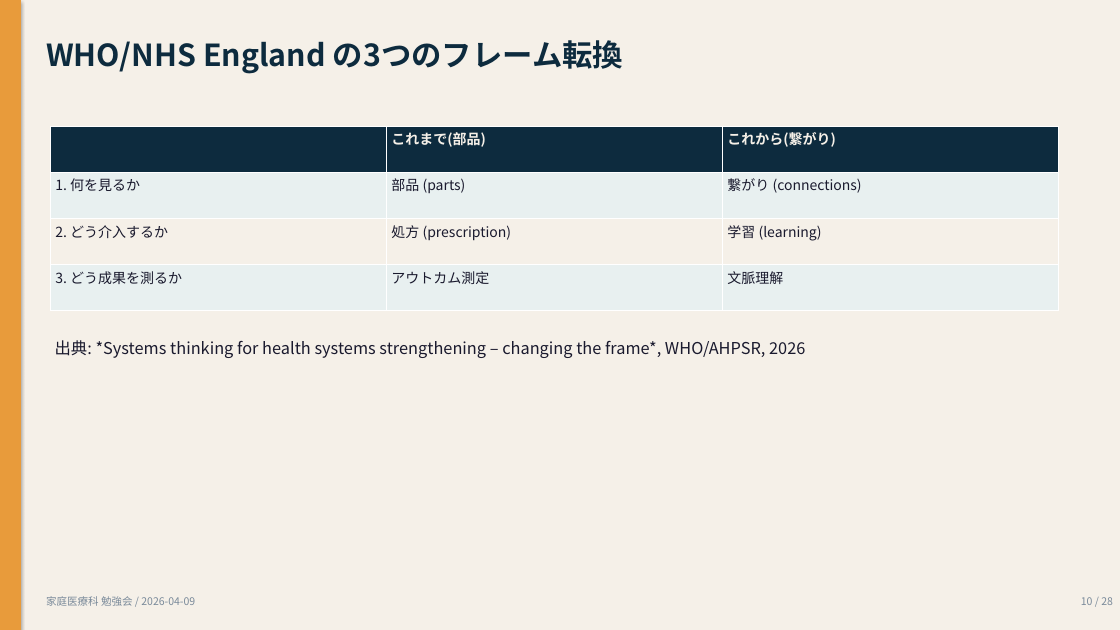
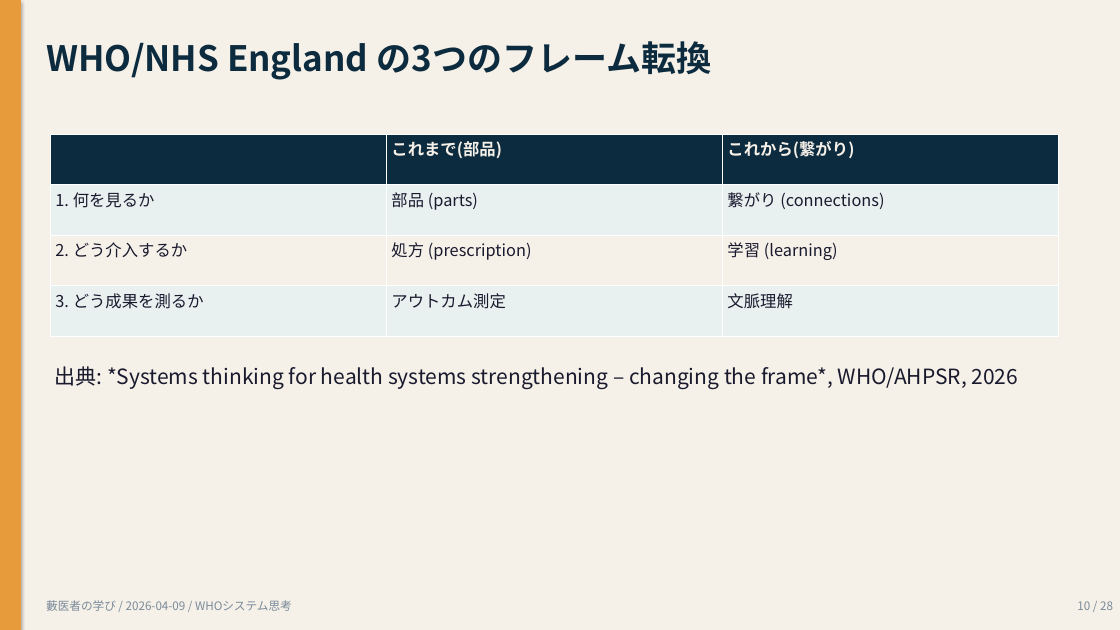
Before and after one commit to Tama831/ai-agent-team-materials, a slide deck: slide 10 of output/education/2026-04-09_who-systems-thinking-residents/who-systems-thinking-residents_slides_residents.pptx. Drawn at 1120x630 pixels with LibreOffice and Linux fonts; fonts in the diff are those of the drawing. Boxes give left, top, right and bottom in pixels: in the first picture for what was removed or moved away, otherwise in the second. Text is boxed around its words. In the diff, an @@ line names an element or a change of style, - is before the commit and + after.

```diff
--- a/output/education/2026-04-09_who-systems-thinking-residents/who-systems-thinking-residents_slides_residents.pptx
+++ b/output/education/2026-04-09_who-systems-thinking-residents/who-systems-thinking-residents_slides_residents.pptx
@@ text "WHO/NHS England の3つのフレーム転換" at <box>46,41,711,80</box>: size 26 to 30 pt @@
@@ table at <box>50,134,1059,336</box> @@
@@ size 12 to 14 pt @@
@@ table: place and size @@
-table at <box>50,126,1059,311</box>
+table at <box>50,134,1059,336</box>
@@ text "出典: *Systems thinking for health ...": place and size @@
-text "出典: *Systems thinking for health ..." at <box>55,340,805,358</box>
+text "出典: *Systems thinking for health ..." at <box>55,366,1019,389</box>
@@ text "出典: *Systems thinking for health ..." at <box>55,366,1019,389</box>: size 14 to 18 pt @@
@@ text "10 / 28" at <box>1077,601,1113,610</box>: size 9 to 10 pt @@
@@ text at <box>46,600,292,611</box>: text changed; size 9 to 10 pt @@
-家庭医療科 勉強会 / 2026-04-09
+藪医者の学び / 2026-04-09 / WHOシステム思考
```
Also in this commit, not shown: 27 other slides changed, 7 other files.
